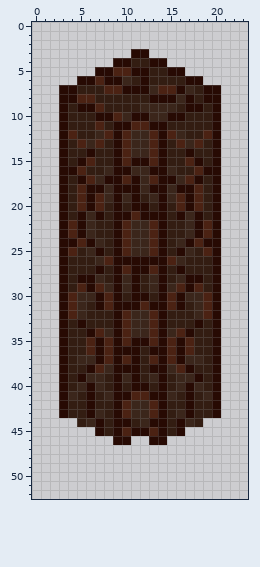
Pixel-art sprite, stored at Graphics/prison/prison mur coin derrière.png. The first picture shows the starting point.
The file is 24x53 pixels. The old version is drawn lined up with the new one.
The same view after the edit:
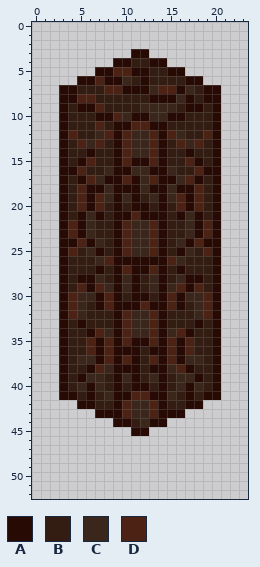
Palette (. is transparent): A #270a03  B #331d12  C #3b261b  D #4b2213
The edit:
{"change": "whole drawing moved by +0,+2 (the old picture is shown already moved)"}
{"y":41,"x":4,"old":"C","new":"A"}
{"y":41,"x":19,"old":"C","new":"A"}
{"y":42,"x":3,"old":"ABB","new":"..A"}
{"y":42,"x":18,"old":"BBA","new":"A.."}
{"y":43,"x":3,"old":"ABBACB","new":"....AA"}
{"y":43,"x":15,"old":"BCABBA","new":"AA...."}
{"y":44,"x":5,"old":"BCAB","new":"...."}
{"y":44,"x":15,"old":"BACB","new":"...."}
{"y":45,"x":7,"old":"ABAD","new":"...."}
{"y":45,"x":13,"old":"DABA","new":"...."}
{"y":46,"x":9,"old":"AA","new":".."}
{"y":46,"x":13,"old":"AA","new":".."}
{"label":"changed","picture_box":[59,391,221,445]}
